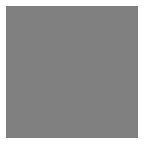
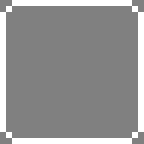
The second 144 × 144 image is a revision of the first. Changes to its layers:
added layer "Layer 2" above "Layer 1" over [0,0,144,144]
hid "Layer 1" over [0,0,144,144]
